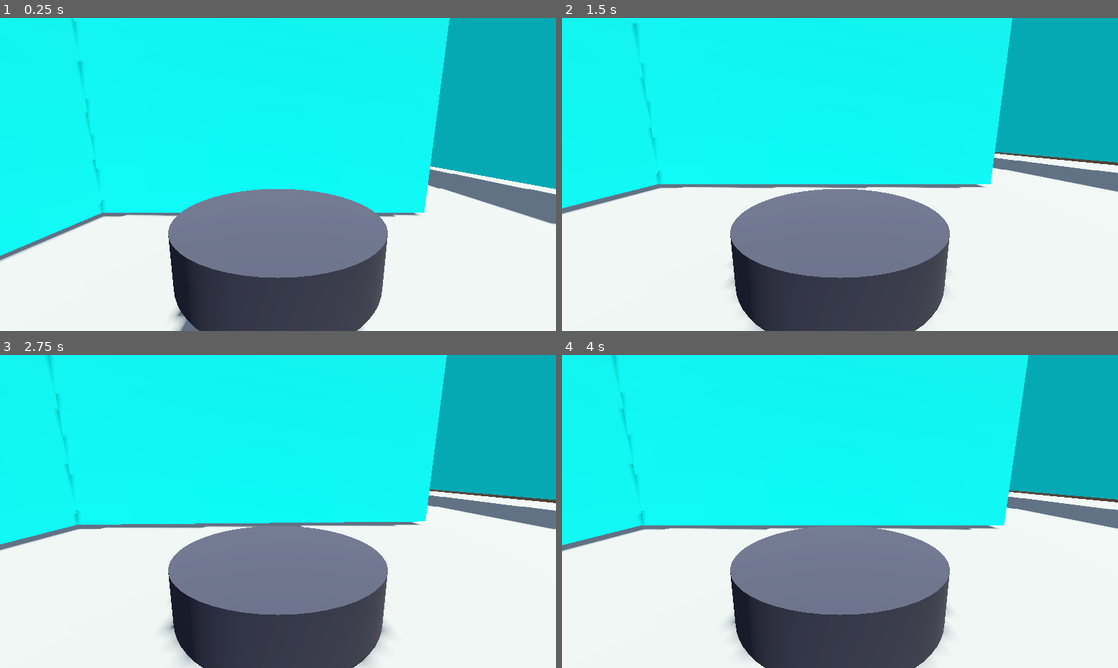
Above: before the commit, frames 1-4 (two rows, left to right).
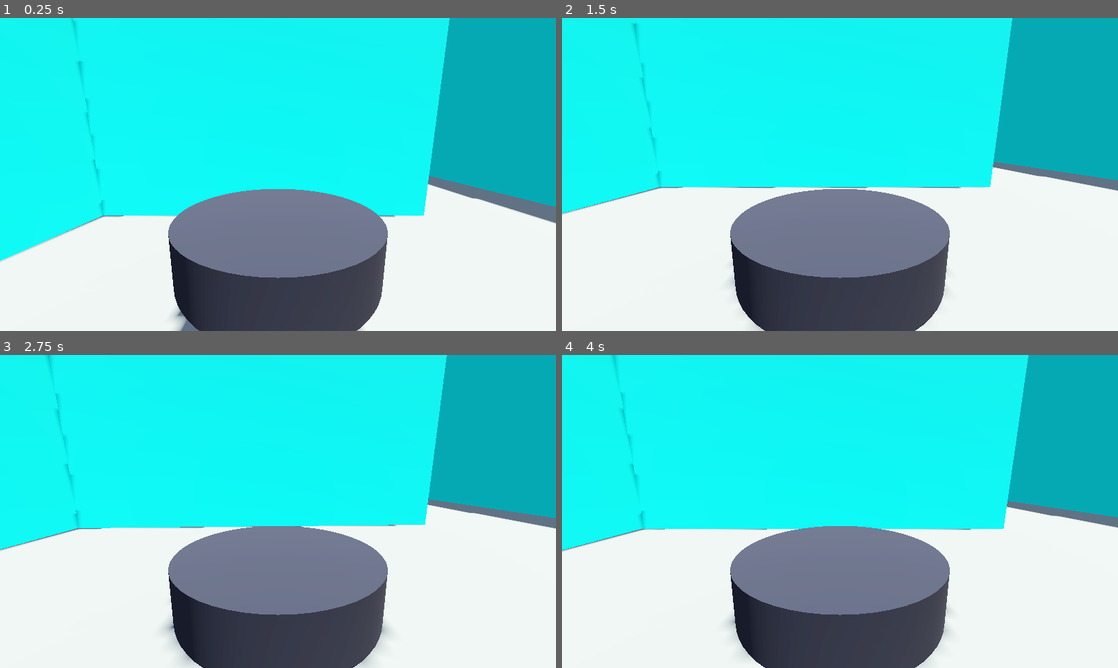
Above: after the commit, the same moments.

Repository: omaherne/turtlebot
Game: Godot game, scene res://levels/level_2.tscn
Same seed, same stepped clock (60 frames per second), same inputs: the game is played once before the commit and once after it. This scene is started directly instead of the project's main scene.
Inputs:
- Up to frame 1 (0.25 s): no input
- Up to frame 2 (1.5 s): hold D (rotate_right) 0.53-1.28 s; tap Enter at 1.25 s; hold S (move_backward) from 1.28 s (still down)
- Up to frame 3 (2.75 s): release S (move_backward) at 2.03 s; hold D (rotate_right) from 2.03 s (still down)
- Up to frame 4 (4 s): tap Space at 2.75 s; release D (rotate_right) at 2.78 s; hold W (move_forward) 2.78-3.53 s; hold A (rotate_left) from 3.53 s (still down)

The runs differ from the first frame. In frame 1, 1.6% of the frame differs, in the area x 0-100%, y 47-78%; in frame 2, 1.8%; in frame 3, 2.0%, in the area x 0-100%, y 42-63%; in frame 4, 1.8%.

Commit message:
Level 1 Reimpl

Diff:
--- /dev/null
+++ b/turtlebot-simulation/levels/level_1.tscn
@@ -0,0 +1,133 @@
+[gd_scene load_steps=14 format=3 uid="uid://cep7xrlipiv8v"]
+
+[ext_resource type="PackedScene" uid="uid://bhpoulaa02qtu" path="res://objects/floor.tscn" id="1_eihjd"]
+[ext_resource type="PackedScene" uid="uid://76swpw6vkqmf" path="res://turtle_bot/turtle_bot.tscn" id="3_5tewv"]
+[ext_resource type="PackedScene" uid="uid://dfif4y1agnvdr" path="res://objects/win_pad.tscn" id="3_klerw"]
+
+[sub_resource type="ProceduralSkyMaterial" id="ProceduralSkyMaterial_u68ab"]
+sky_horizon_color = Color(0.64625, 0.65575, 0.67075, 1)
+ground_horizon_color = Color(0.64625, 0.65575, 0.67075, 1)
+
+[sub_resource type="Sky" id="Sky_xrkwd"]
+sky_material = SubResource("ProceduralSkyMaterial_u68ab")
+
+[sub_resource type="Environment" id="Environment_e2fj8"]
+background_mode = 2
+sky = SubResource("Sky_xrkwd")
+tonemap_mode = 2
+glow_enabled = true
+
+[sub_resource type="CameraAttributesPractical" id="CameraAttributesPractical_0t8ma"]
+
+[sub_resource type="StandardMaterial3D" id="StandardMaterial3D_bd2b4"]
+albedo_color = Color(1, 0, 0, 1)
+
+[sub_resource type="BoxMesh" id="BoxMesh_mp5vk"]
+material = SubResource("StandardMaterial3D_bd2b4")
+size = Vector3(15, 5, 1)
+
+[sub_resource type="BoxShape3D" id="BoxShape3D_hicgo"]
+size = Vector3(15, 5, 1)
+
+[sub_resource type="StandardMaterial3D" id="StandardMaterial3D_0hb57"]
+albedo_color = Color(1, 0, 0, 1)
+
+[sub_resource type="BoxMesh" id="BoxMesh_b86oc"]
+material = SubResource("StandardMaterial3D_0hb57")
+size = Vector3(5, 5, 1)
+
+[sub_resource type="BoxShape3D" id="BoxShape3D_hqin0"]
+size = Vector3(5, 5, 1)
+
+[node name="Level1" type="Node3D"]
+
+[node name="WorldEnvironment" type="WorldEnvironment" parent="."]
+environment = SubResource("Environment_e2fj8")
+camera_attributes = SubResource("CameraAttributesPractical_0t8ma")
+
+[node name="Floor" parent="." instance=ExtResource("1_eihjd")]
+transform = Transform3D(2, 0, 0, 0, 2, 0, 0, 0, 2, 0, 0, 0)
+
+[node name="TurtleBot" parent="." instance=ExtResource("3_5tewv")]
+transform = Transform3D(1, 0, 0, 0, 1, 0, 0, 0, 1, -4.93329, 0.5, -5.53081)
+
+[node name="Wall" type="StaticBody3D" parent="."]
+transform = Transform3D(1, 0, 0, 0, 1, 0, 0, 0, 1, 0.0363107, 2.47468, -7.81981)
+
+[node name="MeshInstance3D" type="MeshInstance3D" parent="Wall"]
+mesh = SubResource("BoxMesh_mp5vk")
+
+[node name="CollisionShape3D" type="CollisionShape3D" parent="Wall"]
+shape = SubResource("BoxShape3D_hicgo")
+
+[node name="Wall2" type="StaticBody3D" parent="."]
+transform = Transform3D(1, 0, 0, 0, 1, 0, 0, 0, 1, 0, 2.475, 8.1426)
+
+[node name="MeshInstance3D" type="MeshInstance3D" parent="Wall2"]
+transform = Transform3D(1, 0, 0, 0, 1, 0, 0, 0, 1, 0.0474634, 0, 0.0216551)
+mesh = SubResource("BoxMesh_mp5vk")
+skeleton = NodePath("../../Wall2")
+
+[node name="CollisionShape3D" type="CollisionShape3D" parent="Wall2"]
+shape = SubResource("BoxShape3D_hicgo")
+
+[node name="Wall3" type="StaticBody3D" parent="."]
+transform = Transform3D(-4.37114e-08, 0, 1, 0, 1, 0, -1, 0, -4.37114e-08, -6.86223, 2.475, 0.194729)
+
+[node name="MeshInstance3D" type="MeshInstance3D" parent="Wall3"]
+transform = Transform3D(1, 0, 0, 0, 1, 0, 0, 0, 1, 0, 0, -0.0896945)
+mesh = SubResource("BoxMesh_mp5vk")
+
+[node name="CollisionShape3D" type="CollisionShape3D" parent="Wall3"]
+transform = Transform3D(1, 0, 0, 0, 1, 0, 0, 0, 1, 0, 0, -0.0961208)
+shape = SubResource("BoxShape3D_hicgo")
+
+[node name="Wall4" type="StaticBody3D" parent="."]
+transform = Transform3D(-4.37114e-08, 0, 1, 0, 1, 0, -1, 0, -4.37114e-08, 7.12437, 2.475, 0.180779)
+
+[node name="MeshInstance3D" type="MeshInstance3D" parent="Wall4"]
+transform = Transform3D(1, 0, 0, 0, 1, 0, 0, 0, 1, 0, 0, -0.0896945)
+mesh = SubResource("BoxMesh_mp5vk")
+
+[node name="CollisionShape3D" type="CollisionShape3D" parent="Wall4"]
+transform = Transform3D(1, 0, 0, 0, 1, 0, 0, 0, 1, 0, 0, -0.0961208)
+shape = SubResource("BoxShape3D_hicgo")
+
+[node name="WinPad" parent="." instance=ExtResource("3_klerw")]
+transform = Transform3D(1, 0, 0, 0, 1, 0, 0, 0, 1, 6.00829, -0.24, -2.45788)
+
+[node name="Wall5" type="StaticBody3D" parent="."]
+transform = Transform3D(1, 0, 0, 0, 1, 0, 0, 0, 1, -3.94936, 2.475, -3.42488)
+
+[node name="MeshInstance3D" type="MeshInstance3D" parent="Wall5"]
+mesh = SubResource("BoxMesh_b86oc")
+
+[node name="CollisionShape3D" type="CollisionShape3D" parent="Wall5"]
+shape = SubResource("BoxShape3D_hqin0")
+
+[node name="Wall6" type="StaticBody3D" parent="."]
+transform = Transform3D(1, 0, 0, 0, 1, 0, 0, 0, 1, 4.01548, 2.475, -3.42488)
+
+[node name="MeshInstance3D" type="MeshInstance3D" parent="Wall6"]
+mesh = SubResource("BoxMesh_b86oc")
+
+[node name="CollisionShape3D" type="CollisionShape3D" parent="Wall6"]
+shape = SubResource("BoxShape3D_hqin0")
+
+[node name="Wall7" type="StaticBody3D" parent="."]
+transform = Transform3D(-4.37114e-08, 0, 1, 0, 1, 0, -1, 0, -4.37114e-08, 2.01232, 2.475, -0.451919)
+
+[node name="MeshInstance3D" type="MeshInstance3D" parent="Wall7"]
+mesh = SubResource("BoxMesh_b86oc")
+
+[node name="CollisionShape3D" type="CollisionShape3D" parent="Wall7"]
+shape = SubResource("BoxShape3D_hqin0")
+
+[node name="Wall8" type="StaticBody3D" parent="."]
+transform = Transform3D(-4.37114e-08, 0, 1, 0, 1, 0, -1, 0, -4.37114e-08, -1.85727, 2.475, 5.1551)
+
+[node name="MeshInstance3D" type="MeshInstance3D" parent="Wall8"]
+mesh = SubResource("BoxMesh_b86oc")
+
+[node name="CollisionShape3D" type="CollisionShape3D" parent="Wall8"]
+shape = SubResource("BoxShape3D_hqin0")
--- a/turtlebot-simulation/levels/level_2.tscn
+++ b/turtlebot-simulation/levels/level_2.tscn
@@ -68,7 +68,7 @@
 mesh = SubResource("BoxMesh_sc4o7")
 
 [node name="Wall" type="StaticBody3D" parent="."]
-transform = Transform3D(1, 0, 0, 0, 1, 0, 0, 0, 1, 0.120152, 2.76941, -8.42581)
+transform = Transform3D(1, 0, 0, 0, 1, 0, 0, 0, 1, 0.120152, 2.47468, -8.42581)
 
 [node name="MeshInstance3D" type="MeshInstance3D" parent="Wall"]
 transform = Transform3D(1, 0, 0, 0, 1, 0, 0, 0, 1, 0, 0, 0.0216551)
@@ -78,7 +78,7 @@
 shape = SubResource("BoxShape3D_u0rbk")
 
 [node name="Wall2" type="StaticBody3D" parent="."]
-transform = Transform3D(1, 0, 0, 0, 1, 0, 0, 0, 1, 0.120152, 2.76941, 7.36585)
+transform = Transform3D(1, 0, 0, 0, 1, 0, 0, 0, 1, 0.120152, 2.51848, 7.36585)
 
 [node name="MeshInstance3D" type="MeshInstance3D" parent="Wall2"]
 mesh = SubResource("BoxMesh_6yaey")
@@ -87,7 +87,7 @@
 shape = SubResource("BoxShape3D_u0rbk")
 
 [node name="Wall3" type="StaticBody3D" parent="."]
-transform = Transform3D(-4.37114e-08, 0, 1, 0, 1, 0, -1, 0, -4.37114e-08, -7.86916, 2.76941, -0.507029)
+transform = Transform3D(-4.37114e-08, 0, 1, 0, 1, 0, -1, 0, -4.37114e-08, -7.86916, 2.46742, -0.507029)
 
 [node name="MeshInstance3D" type="MeshInstance3D" parent="Wall3"]
 transform = Transform3D(1, 0, 0, 0, 1, 0, 0, 0, 1, 0, 0, 0.0420752)
@@ -97,7 +97,7 @@
 shape = SubResource("BoxShape3D_u0rbk")
 
 [node name="Wall4" type="StaticBody3D" parent="."]
-transform = Transform3D(-4.37114e-08, 0, 1, 0, 1, 0, -1, 0, -4.37114e-08, 7.67304, 2.76941, -0.507029)
+transform = Transform3D(-4.37114e-08, 0, 1, 0, 1, 0, -1, 0, -4.37114e-08, 7.67304, 2.51212, -0.507029)
 
 [node name="MeshInstance3D" type="MeshInstance3D" parent="Wall4"]
 transform = Transform3D(1, 0, 0, 0, 1, 0, 0, 0, 1, 0, 0, 0.434144)
@@ -108,7 +108,7 @@
 shape = SubResource("BoxShape3D_u0rbk")
 
 [node name="LWall" type="StaticBody3D" parent="."]
-transform = Transform3D(1, 0, 0, 0, 1, 0, 0, 0, 1, 2.94581, 3.7124, 2.62194)
+transform = Transform3D(1, 0, 0, 0, 1, 0, 0, 0, 1, 2.94581, 3.67154, 2.62194)
 
 [node name="MeshInstance3D" type="MeshInstance3D" parent="LWall"]
 transform = Transform3D(1, 0, 0, 0, 1, 0, 0, 0, 1, 0, -1.16341, -0.1857)
@@ -127,7 +127,7 @@
 shape = SubResource("BoxShape3D_lbjij")
 
 [node name="LWall2" type="StaticBody3D" parent="."]
-transform = Transform3D(-1, 0, -8.74228e-08, 0, 1, 0, 8.74228e-08, 0, -1, 2.75815, 3.7124, -1.17056)
+transform = Transform3D(-1, 0, -8.74228e-08, 0, 1, 0, 8.74228e-08, 0, -1, 2.75815, 3.6741, -1.17056)
 
 [node name="MeshInstance3D" type="MeshInstance3D" parent="LWall2"]
 transform = Transform3D(1, 0, 0, 0, 1, 0, 0, 0, 1, 0, -1.16341, -0.1857)
@@ -146,7 +146,7 @@
 shape = SubResource("BoxShape3D_lbjij")
 
 [node name="Wall5" type="StaticBody3D" parent="."]
-transform = Transform3D(-4.37114e-08, 0, 1, 0, 1, 0, -1, 0, -4.37114e-08, 0.94873, 3.6982, 1.04002)
+transform = Transform3D(-4.37114e-08, 0, 1, 0, 1, 0, -1, 0, -4.37114e-08, 0.94873, 3.65524, 1.04002)
 
 [node name="MeshInstance3D" type="MeshInstance3D" parent="Wall5"]
 transform = Transform3D(1, 0, 0, 0, 1, 0, 0, 0, 1, 0, -1.1435, -0.18991)
@@ -157,7 +157,7 @@
 shape = SubResource("BoxShape3D_lbjij")
 
 [node name="LWall3" type="StaticBody3D" parent="."]
-transform = Transform3D(-1, 0, -8.74228e-08, 0, 1, 0, 8.74228e-08, 0, -1, -3.2159, 3.9227, -3.94135)
+transform = Transform3D(-1, 0, -8.74228e-08, 0, 1, 0, 8.74228e-08, 0, -1, -3.2159, 3.63311, -3.94135)
 
 [node name="MeshInstance3D" type="MeshInstance3D" parent="LWall3"]
 transform = Transform3D(1, 0, 0, 0, 1, 0, 0, 0, 1, 0, -1.16341, -0.1857)
@@ -176,10 +176,10 @@
 shape = SubResource("BoxShape3D_lbjij")
 
 [node name="Wall6" type="StaticBody3D" parent="."]
-transform = Transform3D(-4.37114e-08, 0, 1, 0, 1, 0, -1, 0, -4.37114e-08, -4.9825, 3.90446, -0.720943)
+transform = Transform3D(-4.37114e-08, 0, 1, 0, 1, 0, -1, 0, -4.37114e-08, -4.9825, 3.62065, -0.720943)
 
 [node name="MeshInstance3D" type="MeshInstance3D" parent="Wall6"]
-transform = Transform3D(1, 0, 0, 0, 1, 0, 0, 0, 1, 0.0502818, -1.1435, -0.234276)
+transform = Transform3D(1, 0, 0, 0, 1, 0, 0, 0, 1, 0.0502818, -1.14539, -0.234276)
 mesh = SubResource("BoxMesh_76gfb")
 
 [node name="CollisionShape3D" type="CollisionShape3D" parent="Wall6"]
Not shown: 1 places in turtlebot-simulation/levels/level_2.tscn that only renumber resources
Not shown: 1 places in turtlebot-simulation/levels/level_3.tscn that only renumber resources
Not shown: 2 places in turtlebot-simulation/objects/blocks.tres that only renumber resources
